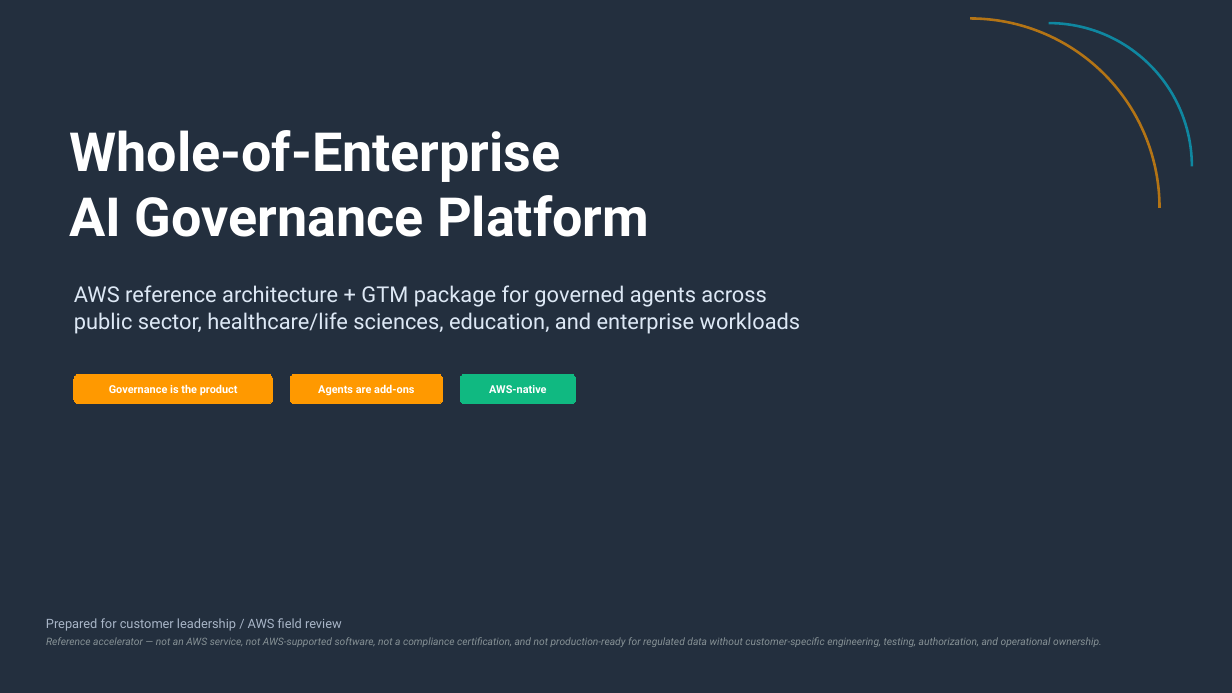
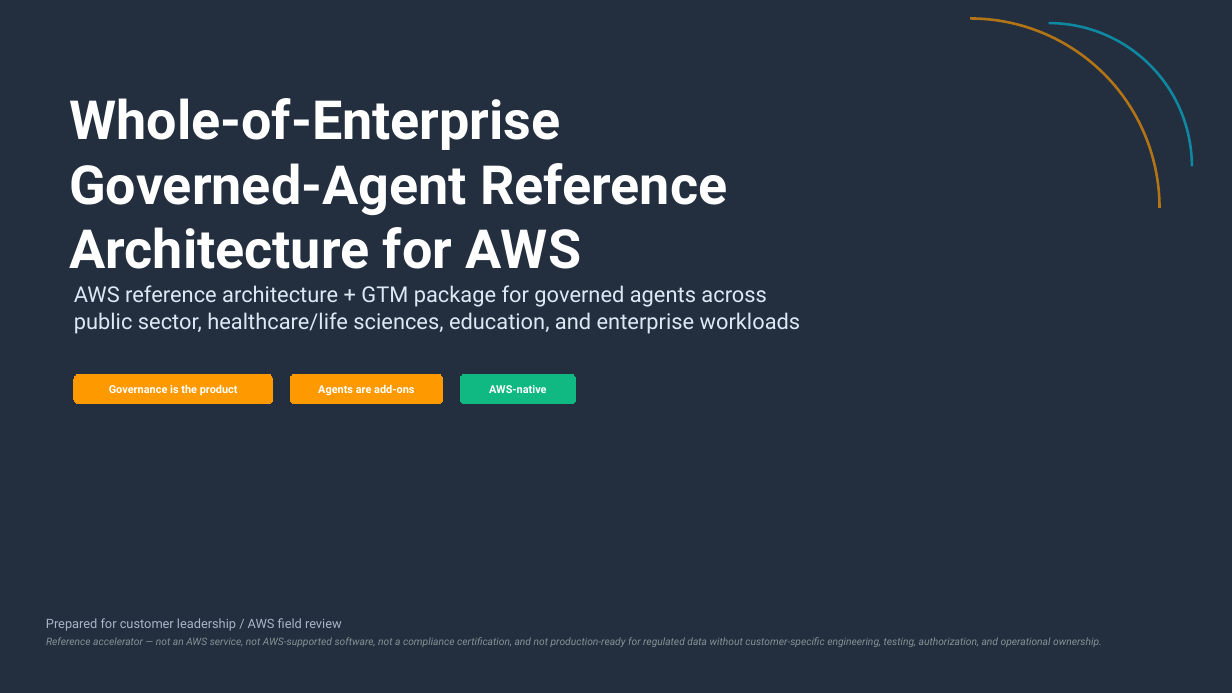
Before and after one commit to virtualryder/aegis-ai-governance-platform-aws, a slide deck: slide 1 of aws_ai_governance_platform_gtm_deck.pptx. Drawn at 1232x693 pixels with LibreOffice and Linux fonts; fonts in the diff are those of the drawing. Boxes give left, top, right and bottom in pixels: in the first picture for what was removed or moved away, otherwise in the second. Text is boxed around its words. In the diff, an @@ line names an element or a change of style, - is before the commit and + after.

Commit message:
gtm: carry reference-architecture framing + GxP reframe into the decks and one-pagers
Patches all 7 GTM binaries (29 text sites) to match the markdown pass: category becomes Governed-Agent Reference Architecture; 'compliance pack' becomes 'control-mapping pack'; the GxP row in Aegis-Architecture-and-GTM now states it provides controls that SUPPORT the sponsor's validation activities, with IQ/OQ/PQ, validation plan and report, SOPs, training and change control customer-owned.

Brand: deliberately renders the category as '... Reference Architecture FOR AWS', never 'AWS ... Reference Architecture' -- the latter reads as an official AWS-published asset and would violate the do-not-imply-an-AWS-solution rule. Master deck tagline 'Governance is the product.' -> 'Governance is the point.' since we no longer position this as a product.

Hygiene: document authorship was OpenAI (gtm deck), python-docx (x3), Aegis Platform Team, and blank, with lastModifiedBy 'Un-named' -- all normalized to David Ryder. An AWS-facing deck authored by 'OpenAI' in File > Properties was the notable one.

Method: XML parts patched in place with every other zip entry copied byte-for-byte, avoiding the python-pptx re-serialization that previously stripped embedded media. Verified post-write: part counts unchanged, media byte-identical, no non-XML drift, CRC clean on all 7.

```diff
--- a/aws_ai_governance_platform_gtm_deck.pptx
+++ b/aws_ai_governance_platform_gtm_deck.pptx
@@ text at [69, 163, 727, 269]: text changed @@
-AI Governance Platform
+Governed-Agent Reference Architecture for AWS
```
Also in this commit, not shown: 13 other slides changed, 6 other files.
